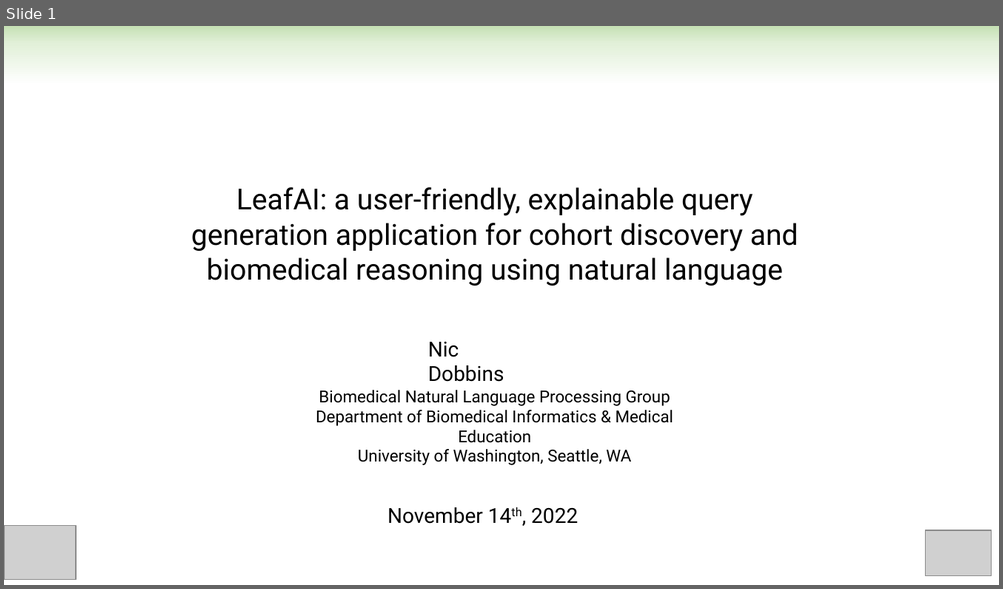
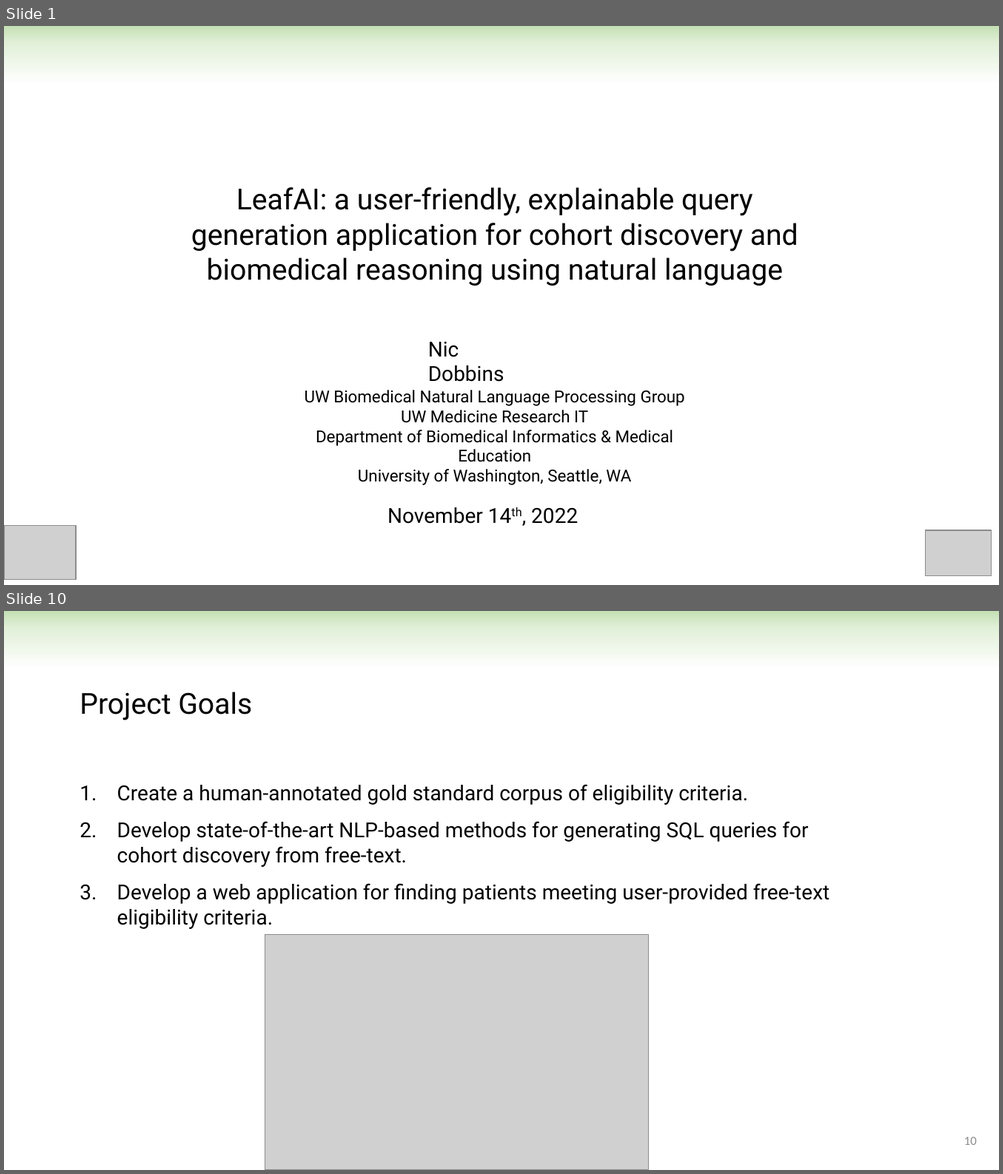
Before and after one commit to ndobb/dissertation, a slide deck: 4_general_exam/presentation/nic_dobbins_general_exam.pptx. Shown one above the other, each under a label of ours: slide 1 before the commit, slides 1 and 10 after it; the slides between them are not shown. The pictures are 1003x589 and 1003x1174 pixels, drawn with LibreOffice and Linux fonts; fonts in the diff are those of the drawing; grey boxes stand for pictures. Boxes give left, top, right and bottom in pixels: in the first picture for what was removed or moved away, otherwise in the second. Text is boxed around its words. In the diff, an @@ line names an element or a change of style, - is before the commit and + after.

```diff
--- a/4_general_exam/presentation/nic_dobbins_general_exam.pptx
+++ b/4_general_exam/presentation/nic_dobbins_general_exam.pptx
@@ slide 10 added at [4, 611, 999, 1170], background #FFFFFF; not listed: 1 template element that a slide beside it also shows @@
@@ text added at [79, 692, 252, 721], 28 pt, text #000000 @@
+Project Goals
@@ text added at [117, 784, 830, 929], 20 pt, text #000000 @@
+1. Create a human-annotated gold standard corpus of eligibility criteria.
+2. Develop state-of-the-art NLP-based methods for generating SQL queries for cohort discovery from free-text.
+3. Develop a web application for finding patients meeting user-provided free-text eligibility criteria.
@@ picture added at [264, 935, 648, 1170] @@
@@ page number added at [964, 1137, 976, 1145], 12 pt, text #8C8C8C @@
+10
@@ slide 1 changed as well @@
@@ text at [304, 390, 685, 463]: text changed @@
-Biomedical Natural Language Processing Group
-Department of Biomedical Informatics & Medical Education
+UW Biomedical Natural Language Processing Group
+UW Medicine Research IT
+Department of Biomedical Informatics & Medical Education
```
Also in this commit, not shown: 1 other slide changed, 26 other slides added, 3 slides removed, 3 other files.
